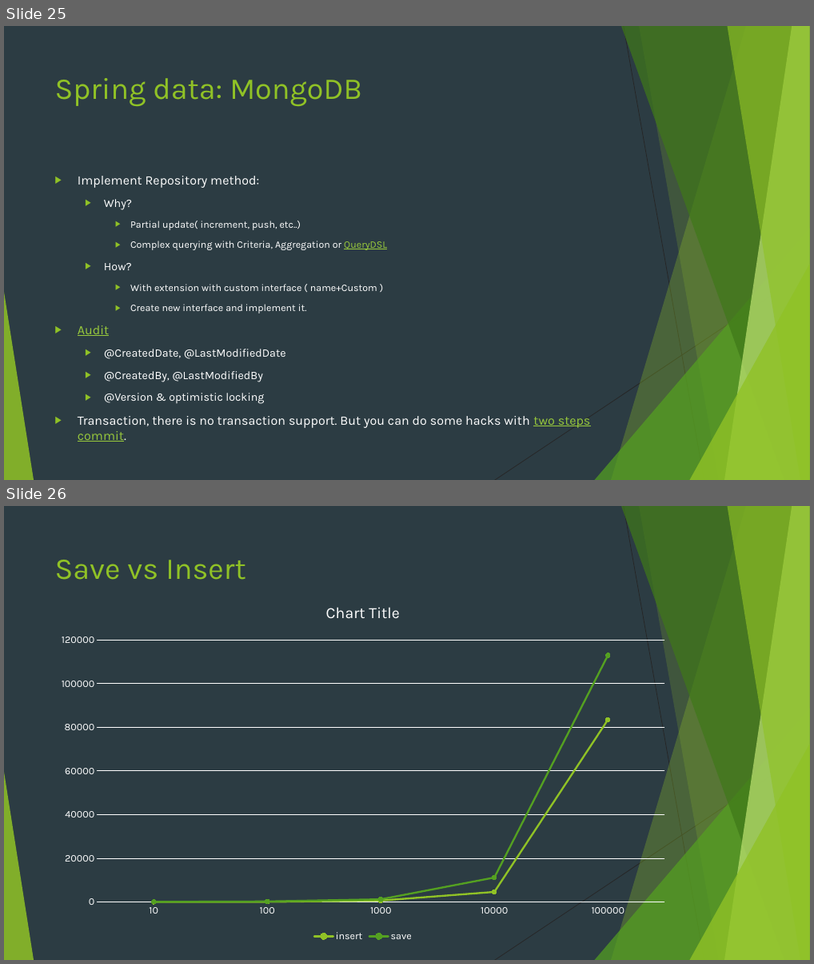
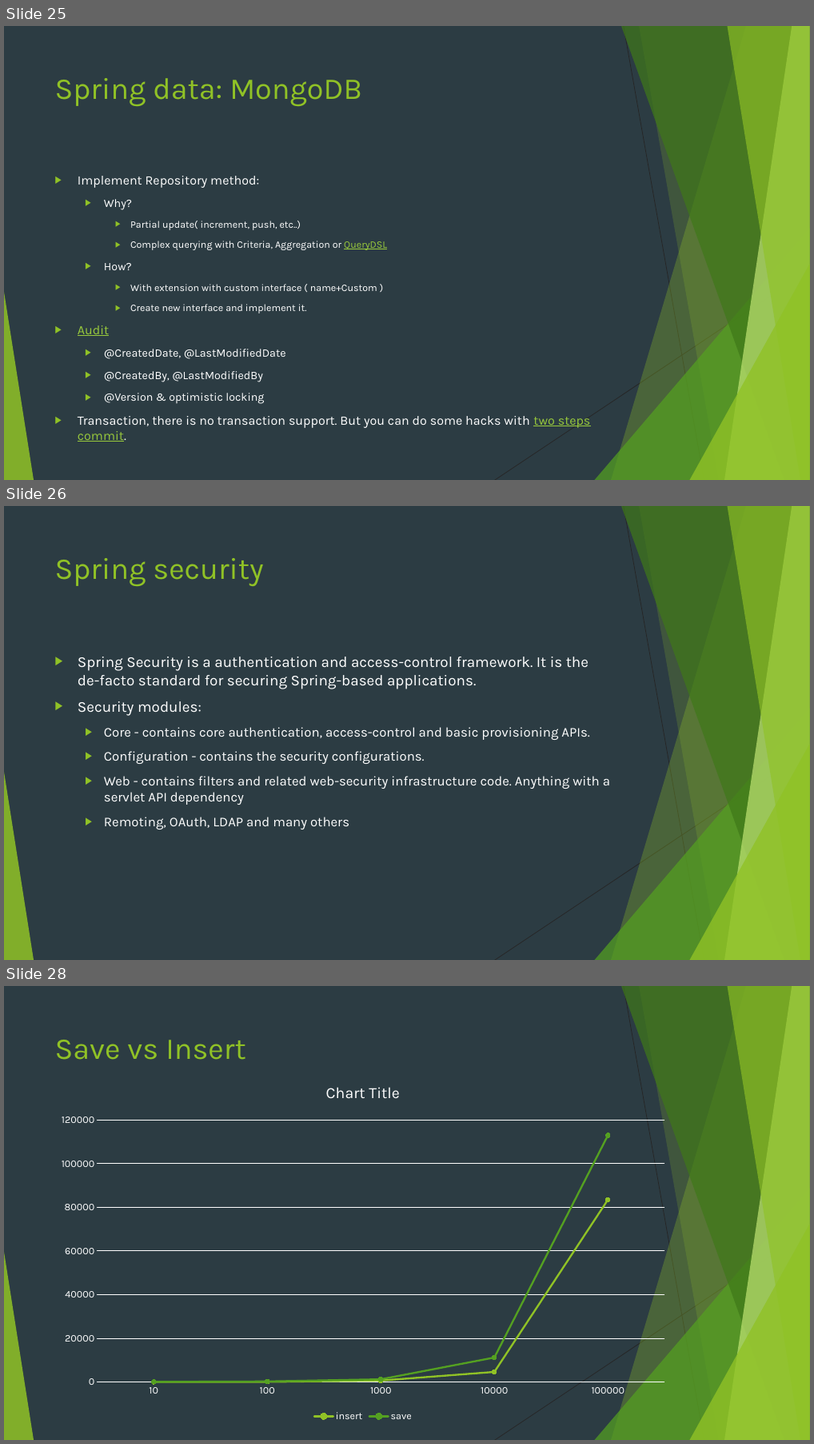
Before and after one commit to markojevtic/spring-boot-workshop, a slide deck: documentation/SpringBoot.pptx. Shown one above the other, each under a label of ours: slides 25 and 26 before the commit, slides 25, 26 and 28 after it; the slides between them are not shown. The pictures are 814x964 and 814x1444 pixels, drawn with LibreOffice and Linux fonts; fonts in the diff are those of the drawing. Boxes give left, top, right and bottom in pixels: in the first picture for what was removed or moved away, otherwise in the second. Text is boxed around its words. In the diff, an @@ line names an element or a change of style, - is before the commit and + after.

Commit message:
init security-rest

```diff
--- a/documentation/SpringBoot.pptx
+++ b/documentation/SpringBoot.pptx
@@ slide 26 added at bbox=[4, 506, 810, 960], background #2C3C43; not listed: 10 template elements that a slide beside it also shows @@
@@ title added at bbox=[55, 558, 263, 586], 36 pt, text #90C226 @@
+Spring security
@@ text added at bbox=[78, 656, 610, 829], 16 pt, text #FFFFFF @@
+▶ Spring Security is a authentication and access-control framework. It is the de-facto standard for securing Spring-based applications.
+▶ Security modules:
+  ▶ Core - contains core authentication, access-control and basic provisioning APIs.
+  ▶ Configuration - contains the security configurations.
+  ▶ Web - contains filters and related web-security infrastructure code. Anything with a servlet API dependency
+  ▶ Remoting, OAuth, LDAP and many others
@@ what was slide 26 is now slide 28 @@
```
Also in this commit, not shown: 1 other slide added, 9 other files.
